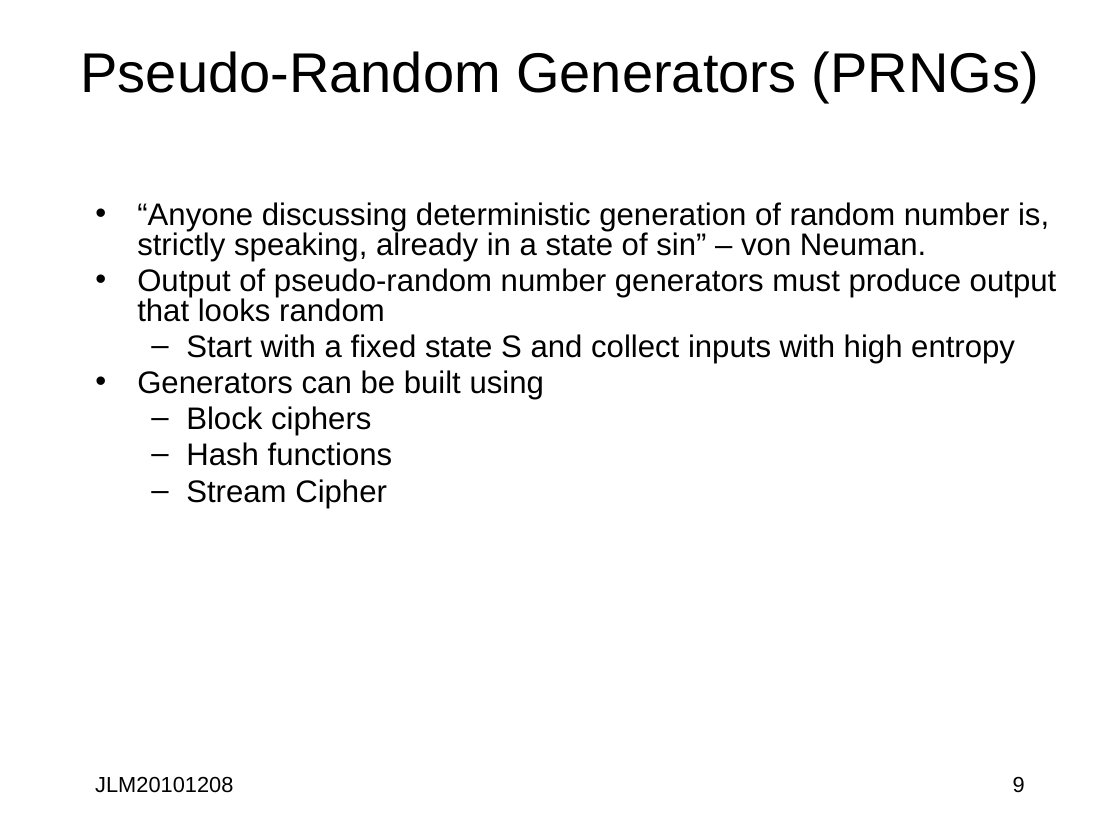
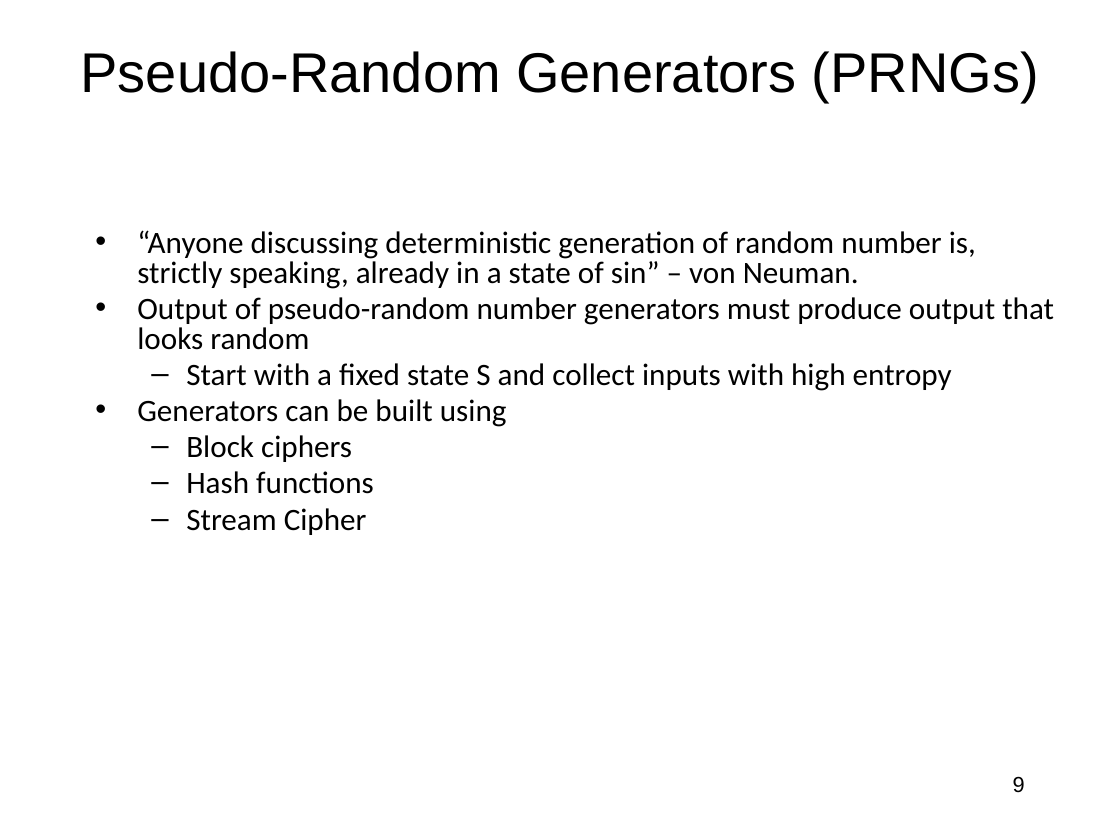
Before and after one commit to jlmucb/class_notes, a slide deck: slide 9 of BerkeleyClass/CS290Spring2013/Lectures/Cryptoclass9.pptx. Drawn at 1120x840 pixels with LibreOffice and Linux fonts; fonts in the diff are those of the drawing. Boxes give left, top, right and bottom in pixels: in the first picture for what was removed or moved away, otherwise in the second. Text is boxed around its words. In the diff, an @@ line names an element or a change of style, - is before the commit and + after.

```diff
--- a/BerkeleyClass/CS290Spring2013/Lectures/Cryptoclass9.pptx
+++ b/BerkeleyClass/CS290Spring2013/Lectures/Cryptoclass9.pptx
@@ text "“Anyone discussing deterministic generation of ...": place and size @@
-text "“Anyone discussing deterministic generation of ..." at box(137, 202, 1057, 508)
+text "“Anyone discussing deterministic generation of ..." at box(137, 230, 1054, 535)
@@ text "“Anyone discussing deterministic generation of ..." at box(137, 230, 1054, 535): font Arial to Calibri @@
@@ text removed at box(95, 776, 233, 793) @@
-JLM20101208
```
Also in this commit, not shown: 115 other slides changed, 1 other file.
